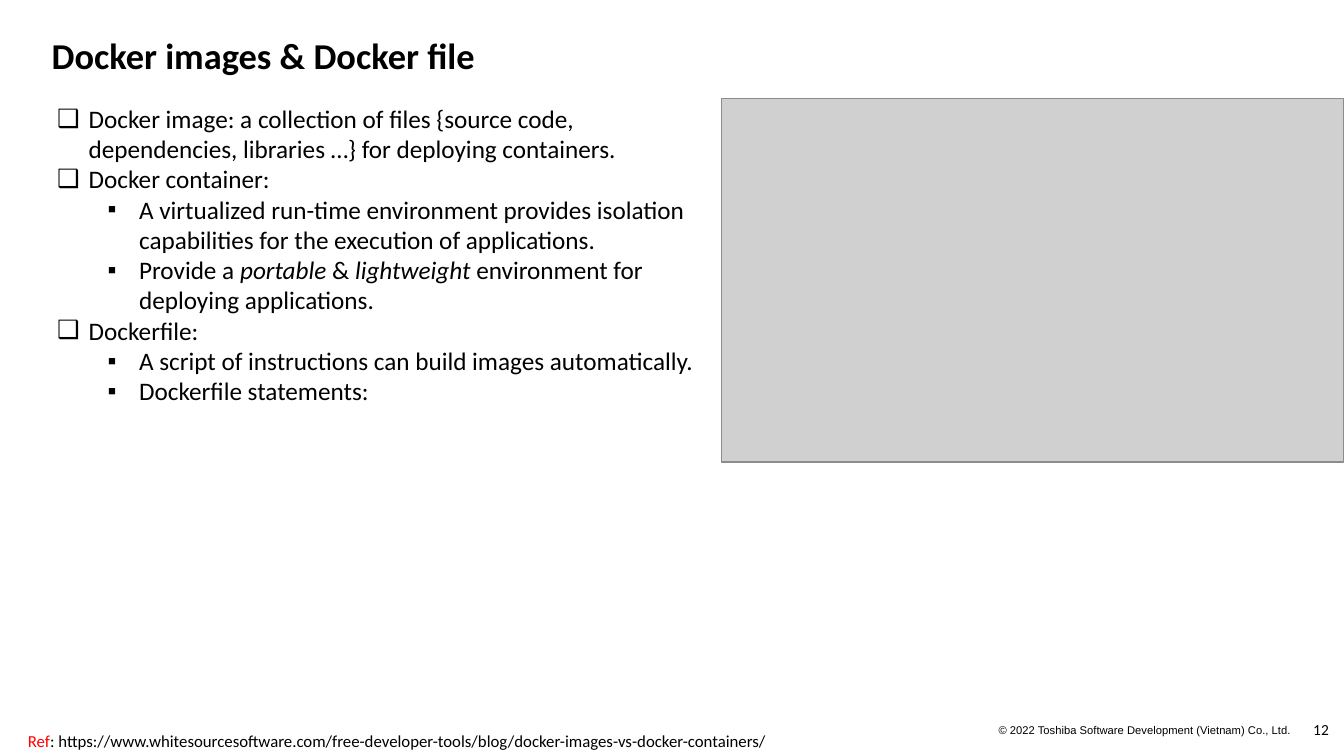
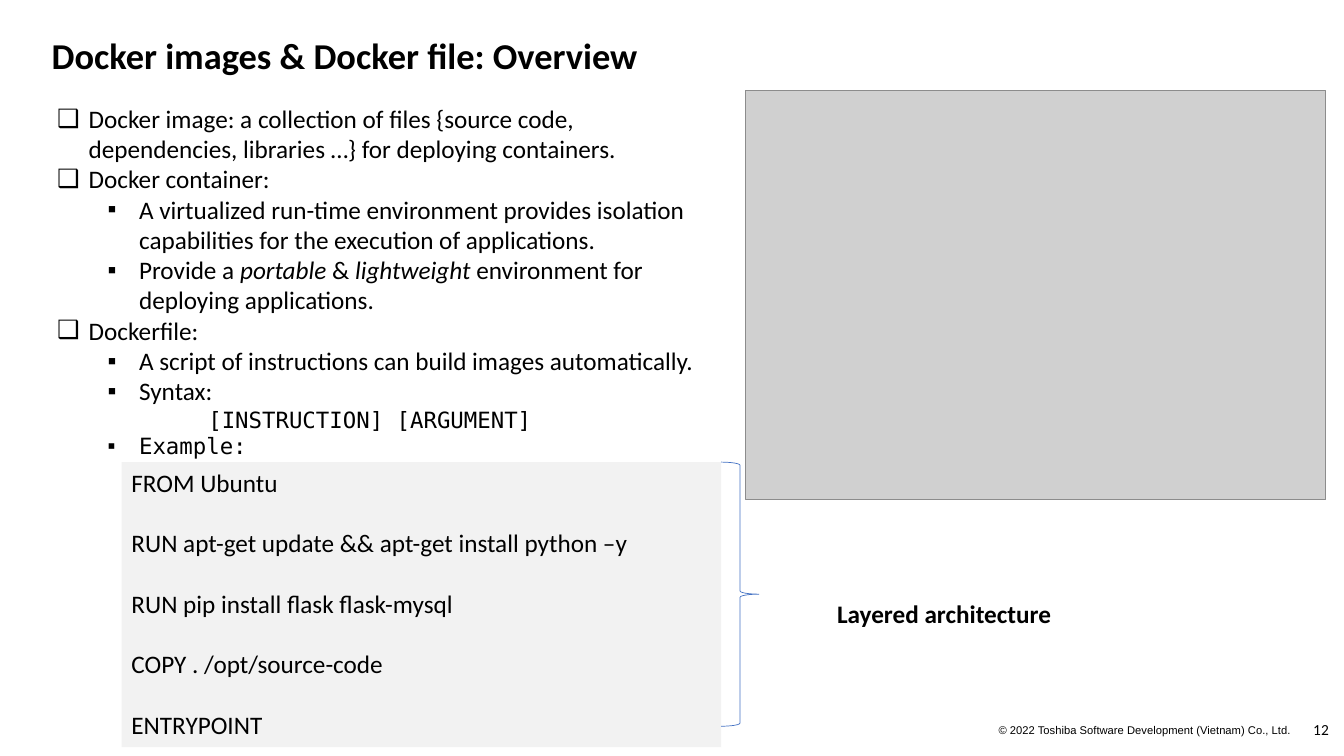
Before and after one commit to Doan-Nguyen/Programming, a slide deck: slide 12 of Docker_Kubeneste.pptx. Drawn at 1344x756 pixels with LibreOffice and Linux fonts; fonts in the diff are those of the drawing; grey boxes stand for pictures; background and template pictures are left out. Boxes give left, top, right and bottom in pixels: in the first picture for what was removed or moved away, otherwise in the second. Text is boxed around its words. In the diff, an @@ line names an element or a change of style, - is before the commit and + after.

```diff
--- a/Docker_Kubeneste.pptx
+++ b/Docker_Kubeneste.pptx
@@ title at (x1=52, y1=43, x2=637, y2=75): text changed @@
-Docker images & Docker file
+Docker images & Docker file: Overview
@@ picture resized from (x1=721, y1=99, x2=1344, y2=463) to (x1=746, y1=91, x2=1327, y2=500) @@
@@ text at (x1=139, y1=383, x2=532, y2=459): text changed; size 18 to 16 pt; font Calibri to DejaVu Sans Mono @@
-  ▪ Dockerfile statements:
+  ▪ Syntax:
+  [INSTRUCTION] [ARGUMENT]
+  ▪ Example:
@@ rectangle added at (x1=122, y1=462, x2=722, y2=747), fill #F2F2F2, 18 pt, text #000000 @@
+FROM Ubuntu
+RUN apt-get update && apt-get install python –y
+RUN pip install flask flask-mysql
+COPY . /opt/source-code
+ENTRYPOINT
@@ right brace added at (x1=721, y1=462, x2=759, y2=726), outline #4472C4 0.5 pt @@
@@ text added at (x1=837, y1=605, x2=1051, y2=627), 18 pt, text #000000, bold @@
+Layered architecture
@@ text removed at (x1=28, y1=735, x2=765, y2=750) @@
-Ref: https://www.whitesourcesoftware.com/free-developer-tools/blog/docker-images-vs-docker-containers/
```
Also in this commit, not shown: 1 slide added, 1 slide removed.
